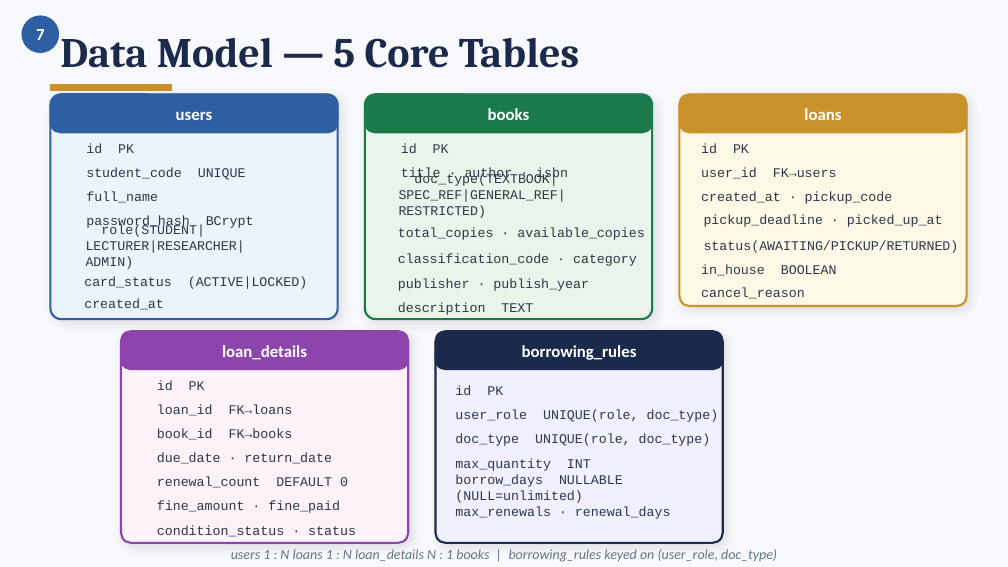
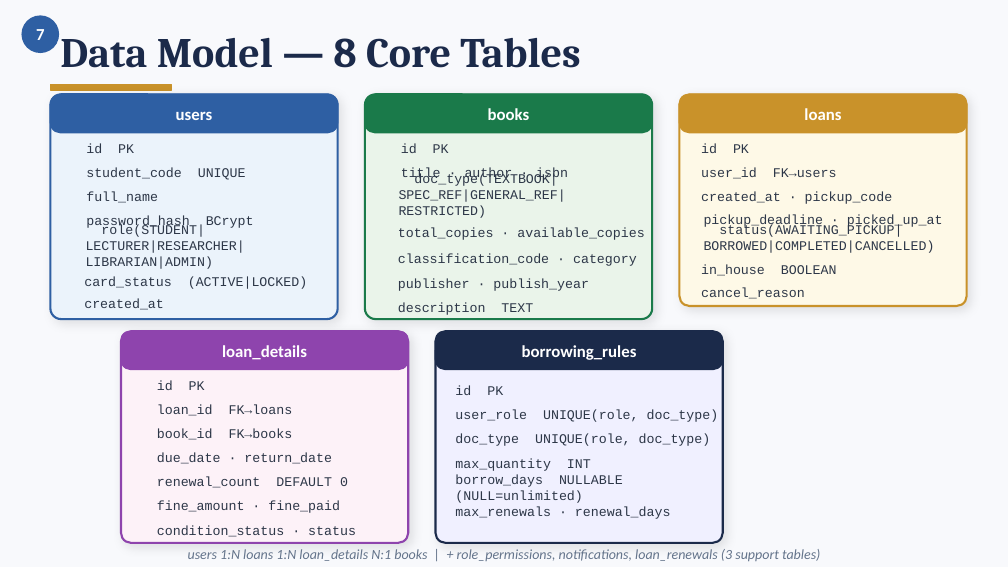
Before and after one commit to tuyenpham2409/library-management, a slide deck: slide 9 of FinalPresentation_LibraryManagement.pptx. Drawn at 1008x567 pixels with LibreOffice and Linux fonts; fonts in the diff are those of the drawing. Boxes give left, top, right and bottom in pixels: in the first picture for what was removed or moved away, otherwise in the second. Text is boxed around its words. In the diff, an @@ line names an element or a change of style, - is before the commit and + after.

```diff
--- a/FinalPresentation_LibraryManagement.pptx
+++ b/FinalPresentation_LibraryManagement.pptx
@@ text at bbox=[60, 38, 581, 68]: text changed @@
-Data Model — 5 Core Tables
+Data Model — 8 Core Tables
@@ text at bbox=[86, 224, 245, 269]: text changed @@
-role(STUDENT|LECTURER|RESEARCHER|ADMIN)
+role(STUDENT|LECTURER|RESEARCHER|LIBRARIAN|ADMIN)
@@ text at bbox=[704, 225, 935, 253]: text changed @@
-status(AWAITING/PICKUP/RETURNED)
+status(AWAITING_PICKUP|BORROWED|COMPLETED|CANCELLED)
@@ text at bbox=[188, 549, 820, 561]: text changed @@
-users 1 : N loans 1 : N loan_details N : 1 books | borrowing_rules keyed on (user_role, doc_type)
+users 1:N loans 1:N loan_details N:1 books | + role_permissions, notifications, loan_renewals (3 support tables)
```
Also in this commit, not shown: 11 other slides changed, 2 other files.
